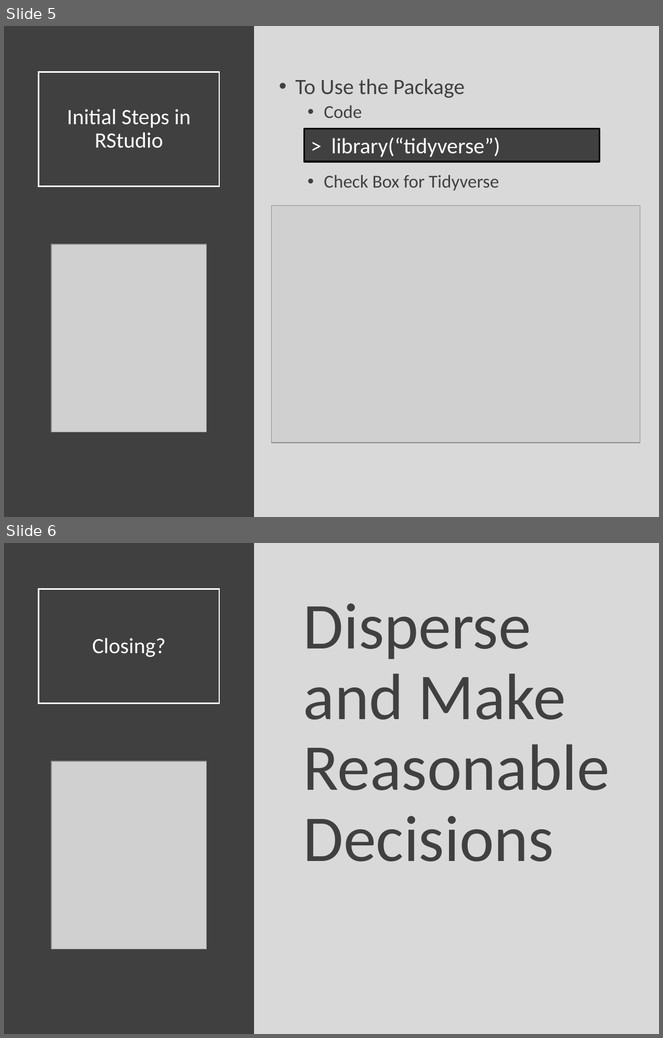
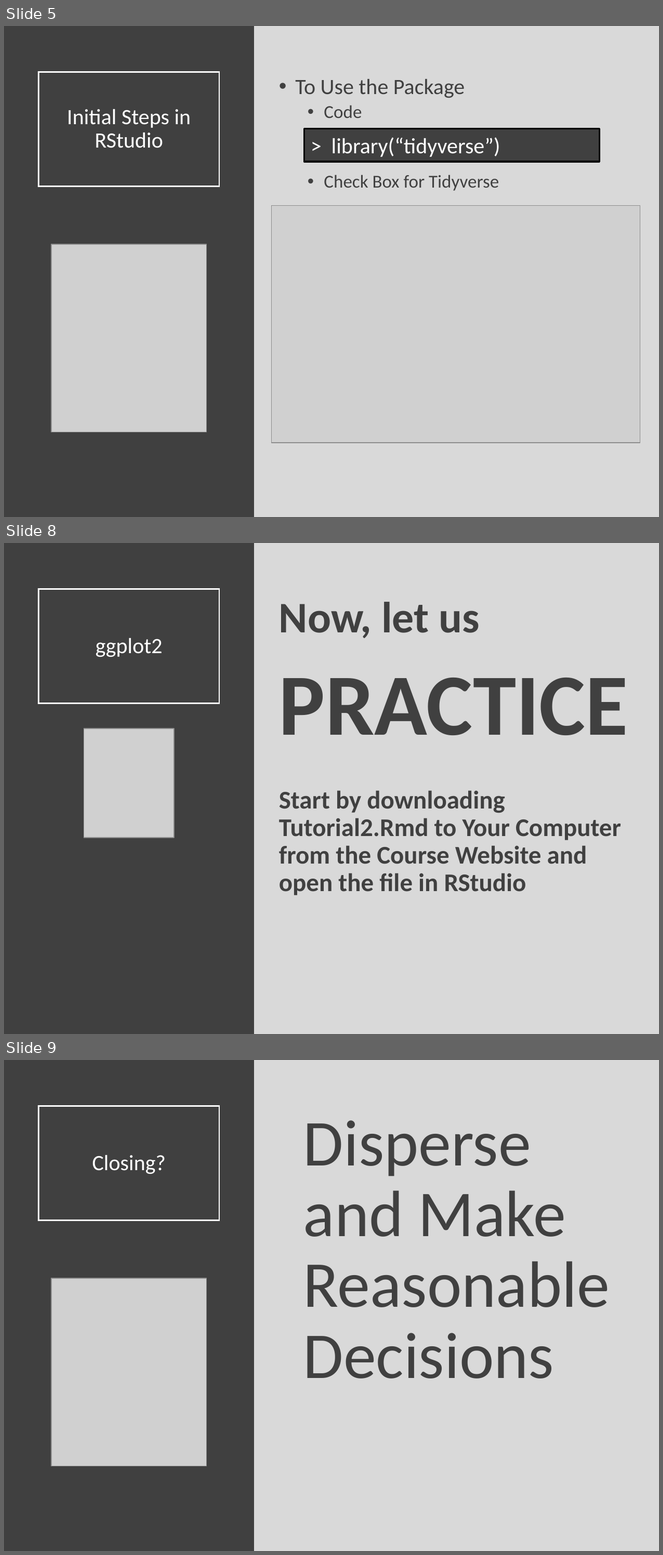
Before and after one commit to Yixf-Self/STOR320_WEBSITE, a slide deck: Lectures/Lecture 2/STOR 320 Lecture 2.pptx. Shown one above the other, each under a label of ours: slides 5 and 6 before the commit, slides 5, 8 and 9 after it; the slides between them are not shown. The pictures are 663x1038 and 663x1555 pixels, drawn with LibreOffice and Linux fonts; fonts in the diff are those of the drawing; grey boxes stand for pictures. Boxes give left, top, right and bottom in pixels: in the first picture for what was removed or moved away, otherwise in the second. Text is boxed around its words. In the diff, an @@ line names an element or a change of style, - is before the commit and + after.

```diff
--- a/Lectures/Lecture 2/STOR 320 Lecture 2.pptx
+++ b/Lectures/Lecture 2/STOR 320 Lecture 2.pptx
@@ slide 8 added at (4,543,659,1034), background #D9D9D9 @@
@@ rectangle added at (4,543,254,1034), fill #404040 @@
@@ title added at (39,589,220,704), outline #FFFFFF 1.5 pt, 24 pt, text #FFFFFF @@
+ggplot2
@@ text added at (279,602,629,896), 28 pt, text #404040, bold @@
+Now, let us
+PRACTICE
+Start by downloading Tutorial2.Rmd to Your Computer from the Course Website and open the file in RStudio
@@ picture added at (84,729,175,838) @@
@@ what was slide 6 is now slide 9 @@
```
Also in this commit, not shown: 1 slide changed, 2 other slides added, 2 other files.
